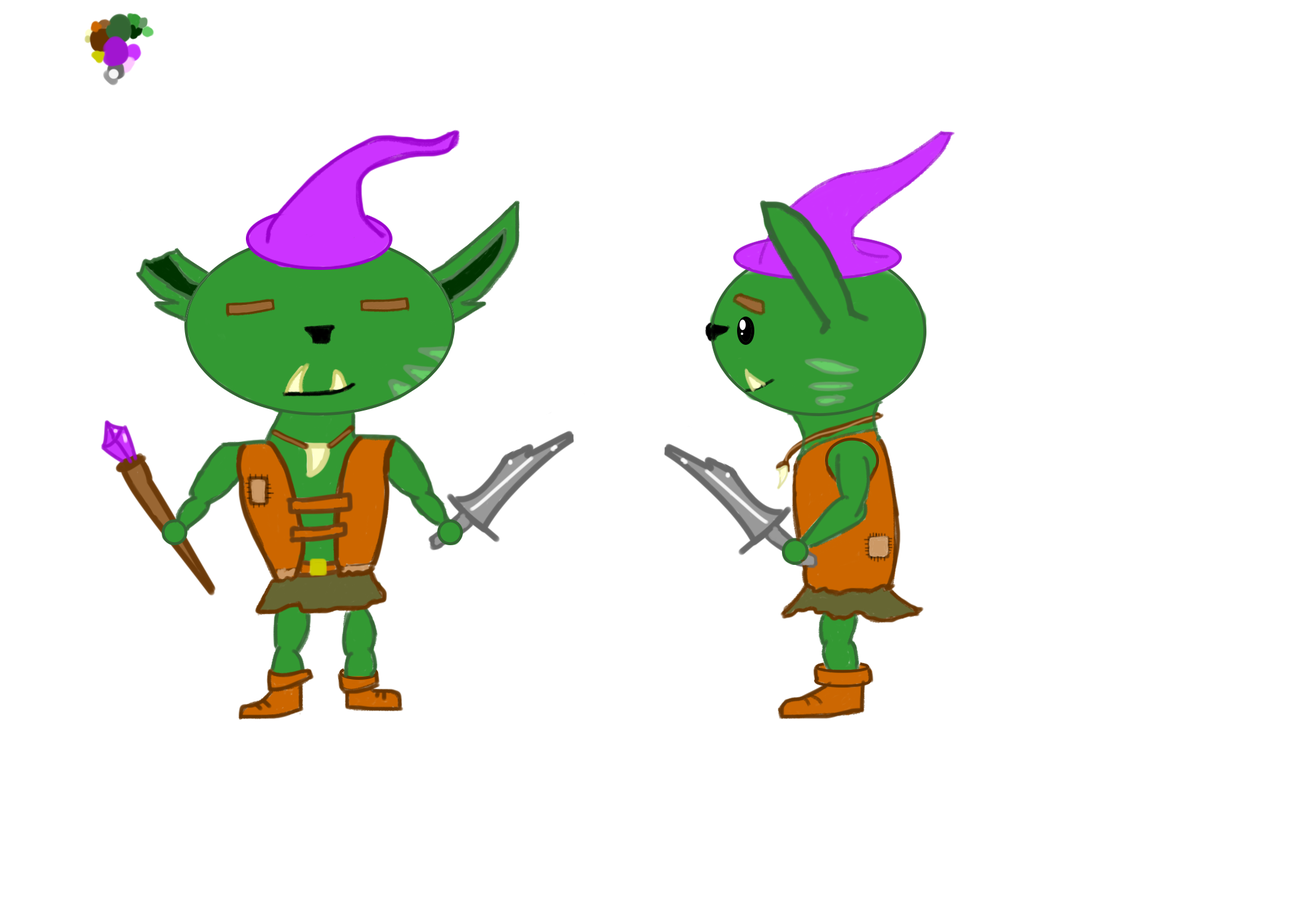
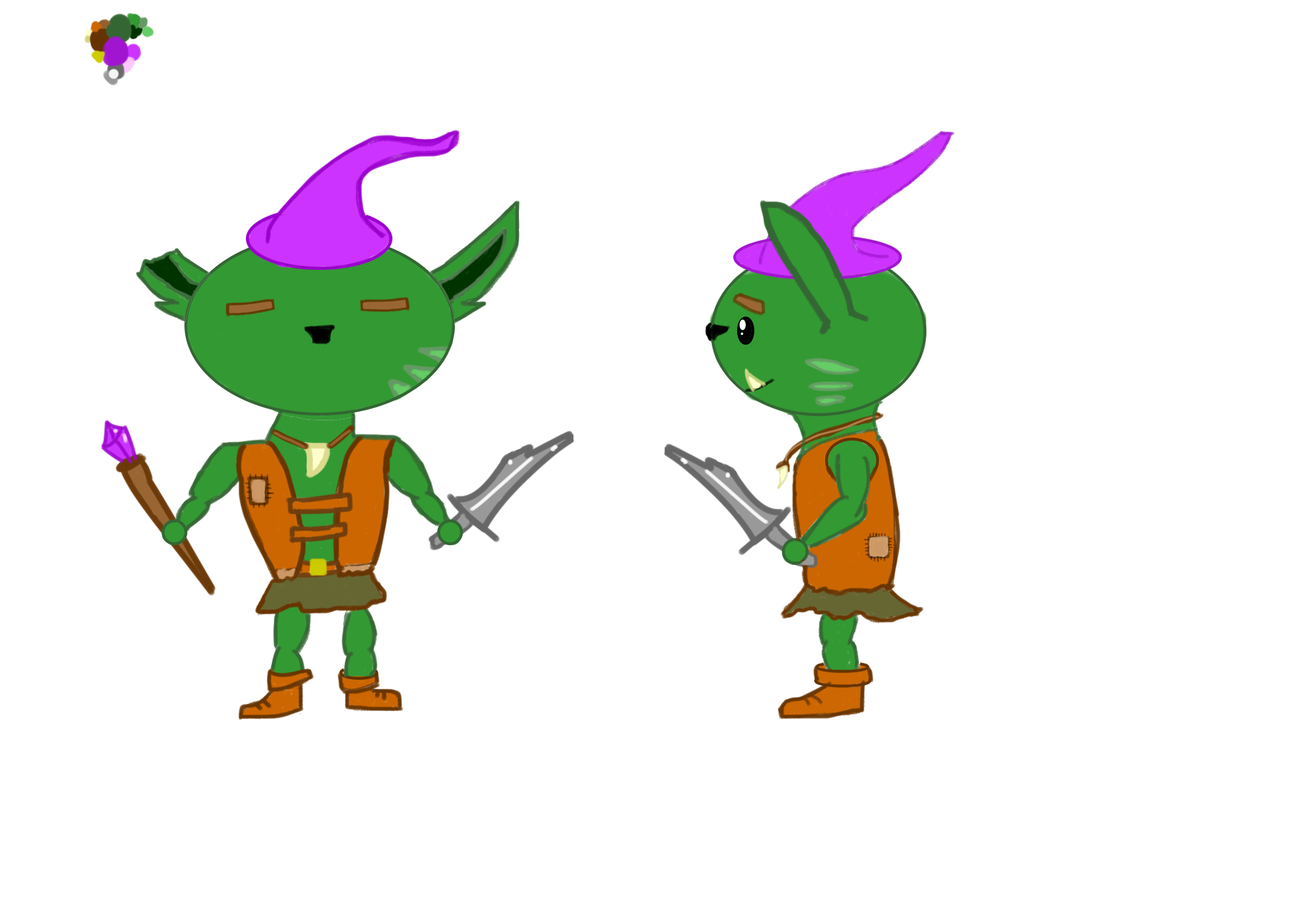
The second w=1291, h=922 image is a revision of the first. Changes to its layers:
removed layer "mouth" from group "Face" over (282, 362, 357, 397)
added layer "Head" above "body" over (278, 362, 357, 421)
painted on "body" over (278, 362, 357, 421)
